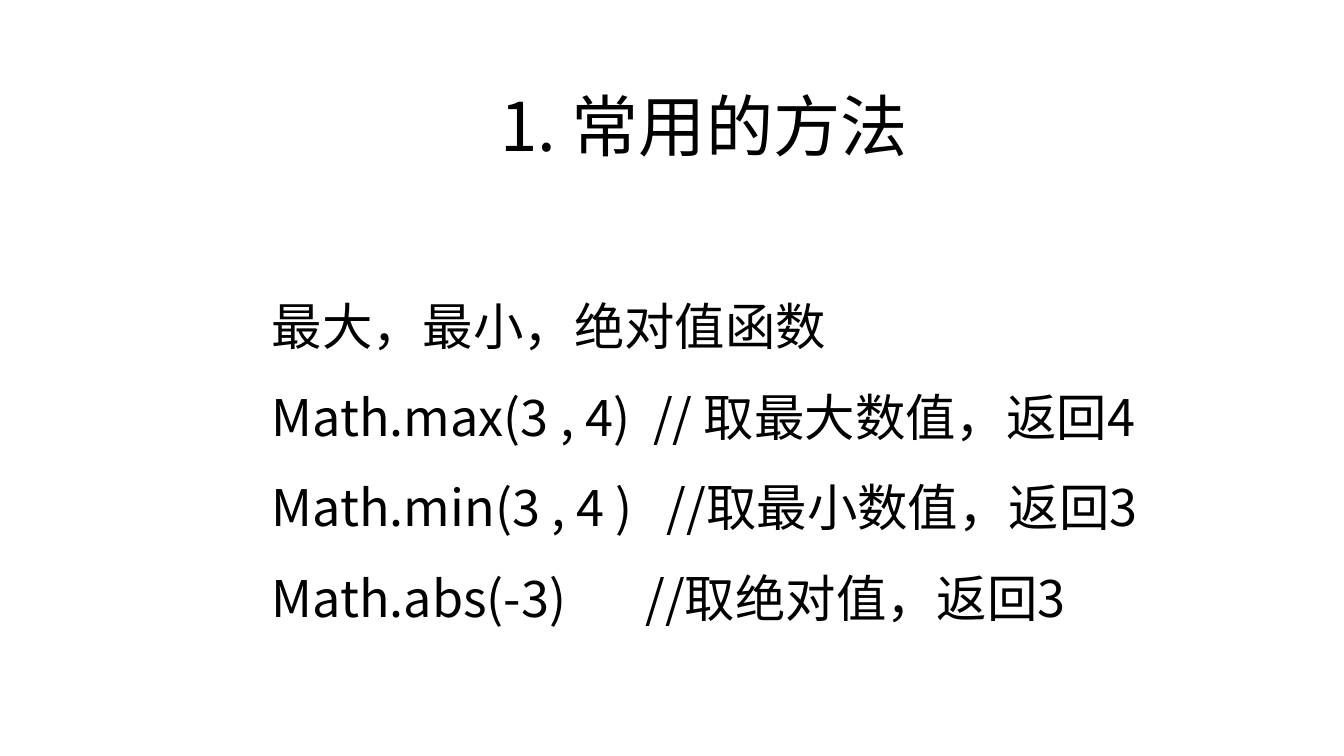
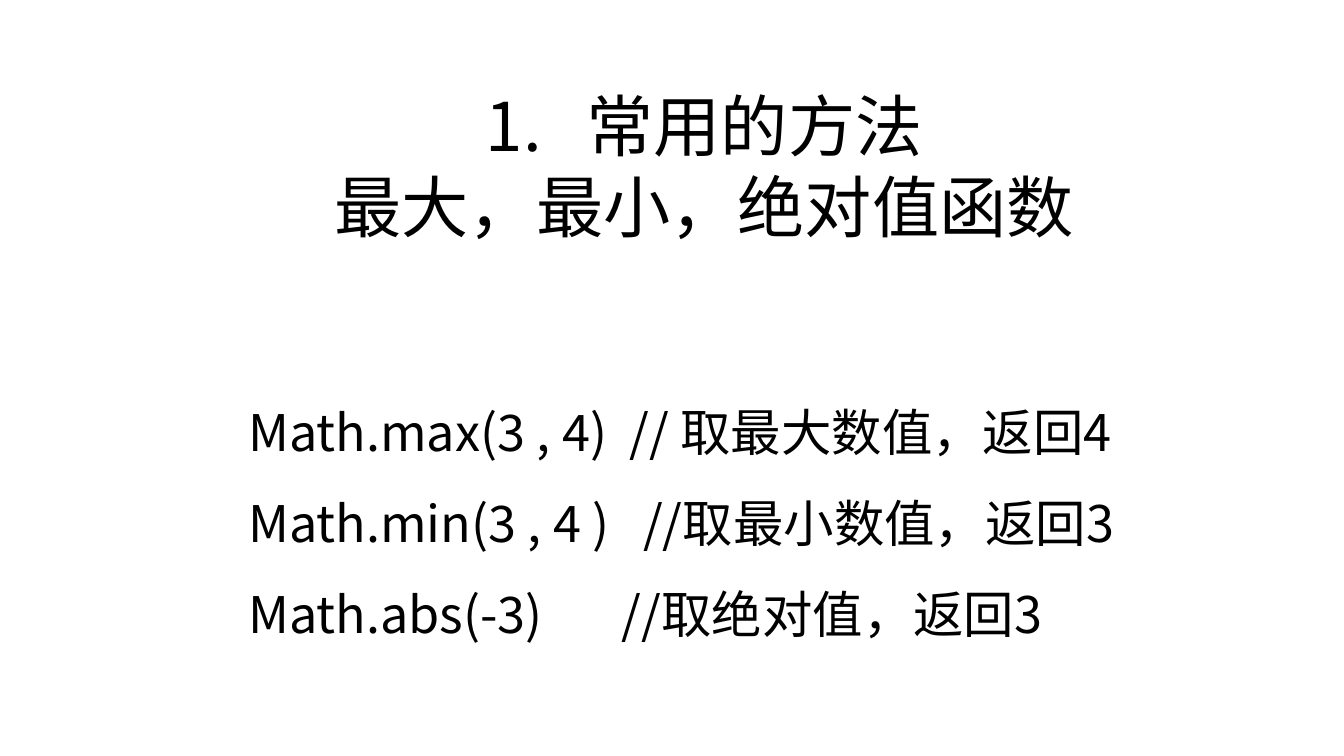
Before and after one commit to zjyesir/hmc_java_1, a slide deck: slide 5 of ppt/3 串.pptx. Drawn at 1344x756 pixels with LibreOffice and Linux fonts; fonts in the diff are those of the drawing; background and template pictures are left out. Boxes give left, top, right and bottom in pixels: in the first picture for what was removed or moved away, otherwise in the second. Text is boxed around its words. In the diff, an @@ line names an element or a change of style, - is before the commit and + after.

Commit message:
数字函数，字符，字符串 章节好了

```diff
--- a/ppt/3 串.pptx
+++ b/ppt/3 串.pptx
@@ text at (335,94,1074,239): text changed @@
-1. 常用的方法
+1. 常用的方法
+最大，最小，绝对值函数
@@ text at (272,302,826,350): paragraph removed @@
-最大，最小，绝对值函数
@@ text "Math.max(3 , 4) // 取最大数值，返回4": place and size @@
-text "Math.max(3 , 4) // 取最大数值，返回4" at (272,302,1138,627)
+text "Math.max(3 , 4) // 取最大数值，返回4" at (248,408,1114,643)
```
Also in this commit, not shown: 4 other slides changed, 5 slides added, 22 slides removed, 2 other files.
